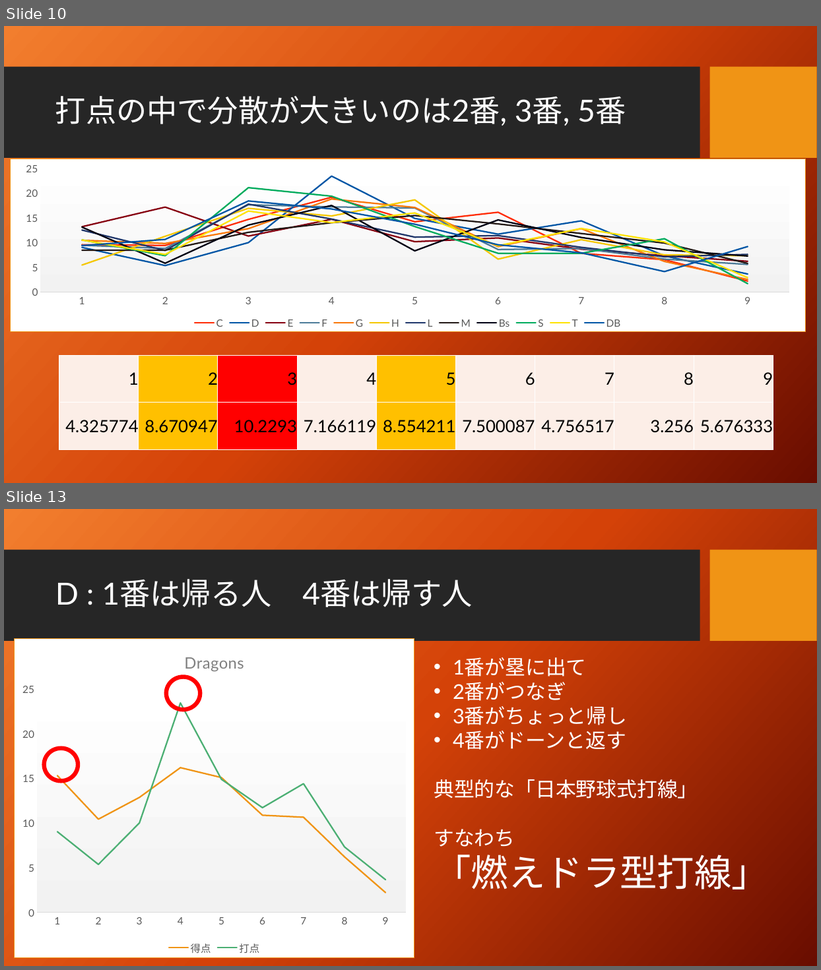
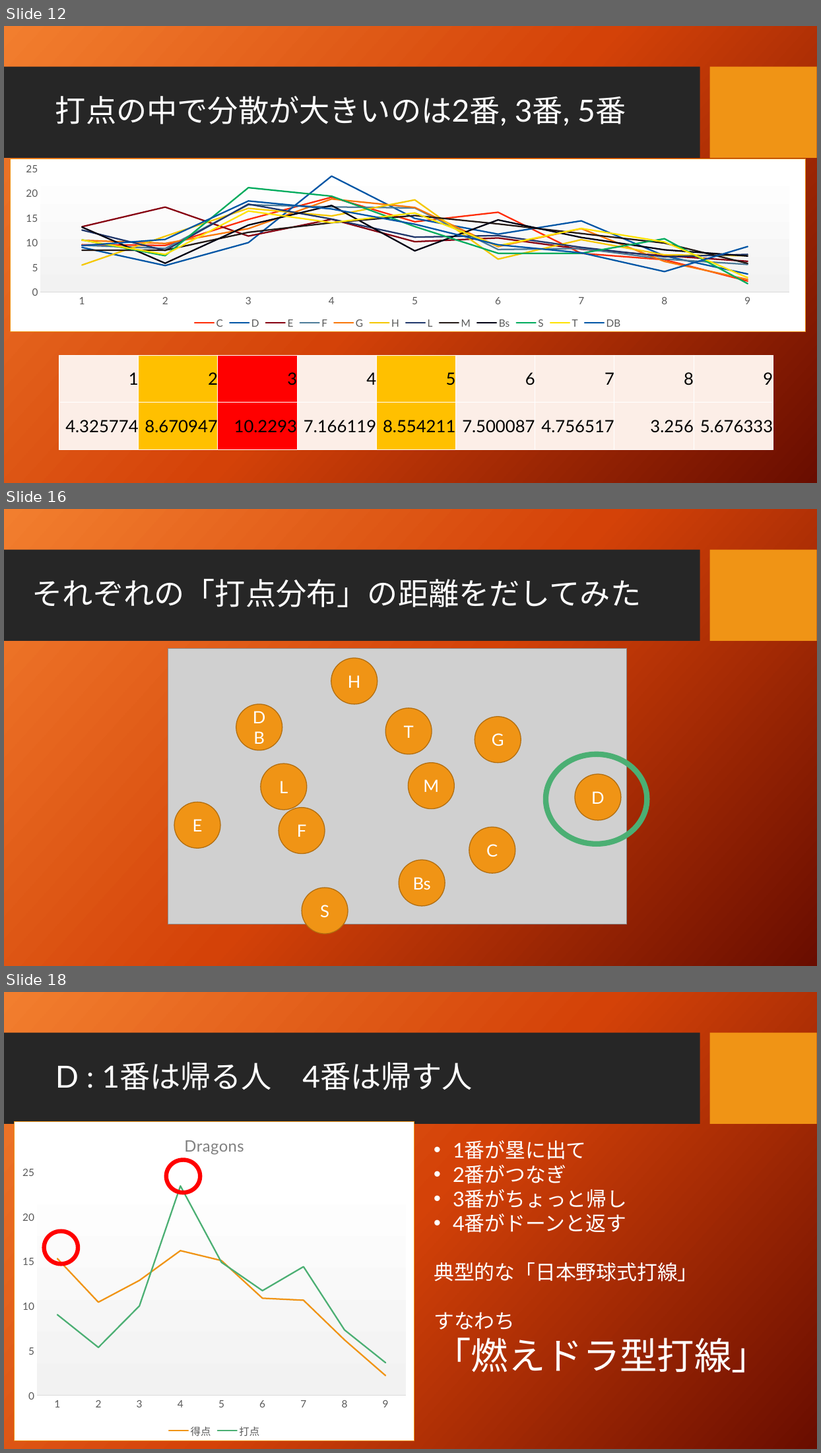
Before and after one commit to taichiw/baseball201712, a slide deck: 2番ペゲーロとは何だったのか.pptx. Shown one above the other, each under a label of ours: slides 10 and 13 before the commit, slides 12, 16 and 18 after it; the slides between them are not shown. The pictures are 821x970 and 821x1453 pixels, drawn with LibreOffice and Linux fonts; fonts in the diff are those of the drawing; grey boxes stand for pictures; background and template pictures are left out. Boxes give left, top, right and bottom in pixels: in the first picture for what was removed or moved away, otherwise in the second. Text is boxed around its words. In the diff, an @@ line names an element or a change of style, - is before the commit and + after.

```diff
--- a/2番ペゲーロとは何だったのか.pptx
+++ b/2番ペゲーロとは何だったのか.pptx
@@ slide 16 added at <box>4,509,817,966</box>, background picture (left out); not listed: 2 template elements that a slide beside it also shows @@
@@ title added at <box>32,579,642,607</box>, 36 pt, text #FFFFFF @@
+それぞれの「打点分布」の距離をだしてみた
@@ picture added at <box>168,648,627,924</box> @@
@@ ellipse added at <box>331,658,378,705</box>, fill #F09415, outline #B26D10 1 pt, 20 pt, text #FFFFFF @@
+H
@@ ellipse added at <box>236,704,283,751</box>, fill #F09415, outline #B26D10 1 pt, 20 pt, text #FFFFFF @@
+DB
@@ ellipse added at <box>386,708,432,755</box>, fill #F09415, outline #B26D10 1 pt, 20 pt, text #FFFFFF @@
+T
@@ ellipse added at <box>475,717,521,763</box>, fill #F09415, outline #B26D10 1 pt, 20 pt, text #FFFFFF @@
+G
@@ ellipse added at <box>261,764,307,811</box>, fill #F09415, outline #B26D10 1 pt, 20 pt, text #FFFFFF @@
+L
@@ ellipse added at <box>409,762,455,809</box>, fill #F09415, outline #B26D10 1 pt, 20 pt, text #FFFFFF @@
+M
@@ ellipse added at <box>547,755,648,844</box>, outline #4BAF73 6.5 pt @@
@@ text added at <box>580,751,617,756</box>, 20 pt, text #000000 @@
+D…!?
@@ ellipse added at <box>575,774,621,821</box>, fill #F09415, outline #B26D10 1 pt, 20 pt, text #FFFFFF @@
+D
@@ ellipse added at <box>174,803,220,849</box>, fill #F09415, outline #B26D10 1 pt, 20 pt, text #FFFFFF @@
+E
@@ ellipse added at <box>279,808,325,854</box>, fill #F09415, outline #B26D10 1 pt, 20 pt, text #FFFFFF @@
+F
@@ ellipse added at <box>469,827,516,874</box>, fill #F09415, outline #B26D10 1 pt, 20 pt, text #FFFFFF @@
+C
@@ ellipse added at <box>399,860,445,907</box>, fill #F09415, outline #B26D10 1 pt, 20 pt, text #FFFFFF @@
+Bs
@@ ellipse added at <box>302,888,348,934</box>, fill #F09415, outline #B26D10 1 pt, 20 pt, text #FFFFFF @@
+S
@@ what was slide 10 is now slide 12 @@
@@ what was slide 13 is now slide 18 @@
```
Also in this commit, not shown: 8 slides changed, 5 other slides added, 1 other file.
